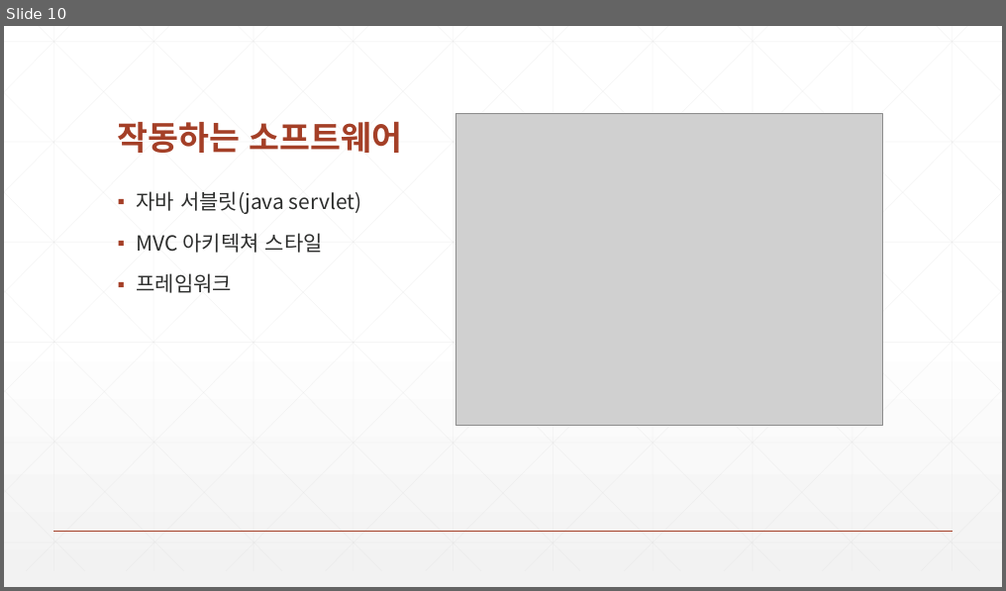
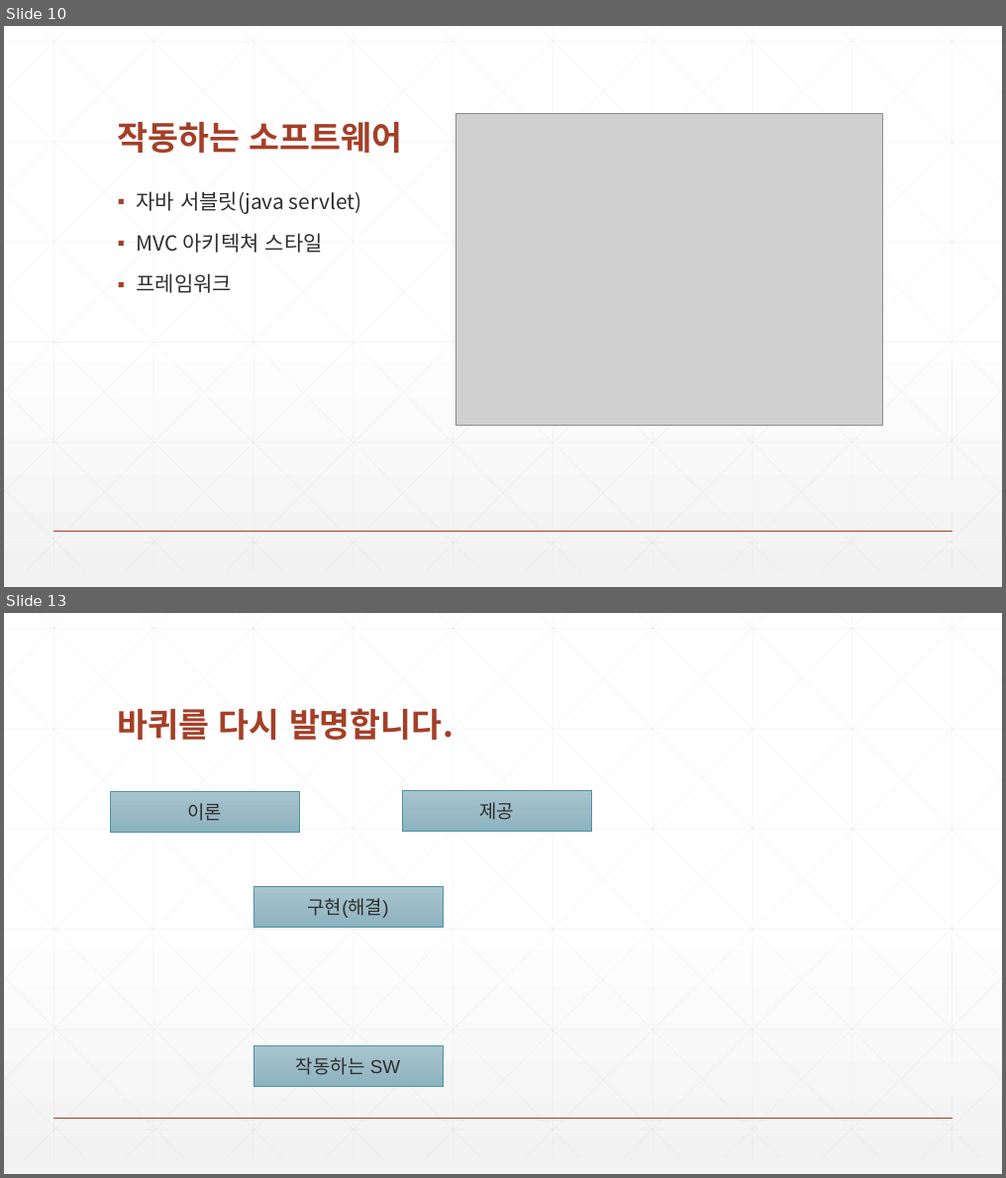
Before and after one commit to zeroshift01/code5, a slide deck: inflearn01/doc/교재.pptx. Shown one above the other, each under a label of ours: slide 10 before the commit, slides 10 and 13 after it; the slides between them are not shown. The pictures are 1006x591 and 1006x1178 pixels, drawn with LibreOffice and Linux fonts; fonts in the diff are those of the drawing; grey boxes stand for pictures. Boxes give left, top, right and bottom in pixels: in the first picture for what was removed or moved away, otherwise in the second. Text is boxed around its words. In the diff, an @@ line names an element or a change of style, - is before the commit and + after.

```diff
--- a/inflearn01/doc/교재.pptx
+++ b/inflearn01/doc/교재.pptx
@@ slide 13 added at box(4, 613, 1002, 1174), background gradient #FFFFFF to #F2F2F2; not listed: 47 template elements that a slide beside it also shows @@
@@ title added at box(118, 708, 453, 740), 32 pt, text #A43F27, bold @@
+바퀴를 다시 발명합니다.
@@ rectangle added at box(402, 790, 592, 831), fill gradient #A9C6CF to #9CBCC6 to #8AB4C0, outline #4F91A1 0.5 pt, 18 pt, text #2D2E2D @@
+제공
@@ rectangle added at box(110, 791, 300, 832), fill gradient #A9C6CF to #9CBCC6 to #8AB4C0, outline #4F91A1 0.5 pt, 18 pt, text #2D2E2D @@
+이론
@@ rectangle added at box(253, 887, 443, 928), fill gradient #A9C6CF to #9CBCC6 to #8AB4C0, outline #4F91A1 0.5 pt, 18 pt, text #2D2E2D @@
+구현(해결)
@@ rectangle added at box(253, 1047, 443, 1087), fill gradient #A9C6CF to #9CBCC6 to #8AB4C0, outline #4F91A1 0.5 pt, 18 pt, text #2D2E2D @@
+작동하는 SW
```
Also in this commit, not shown: 2 other slides added.
